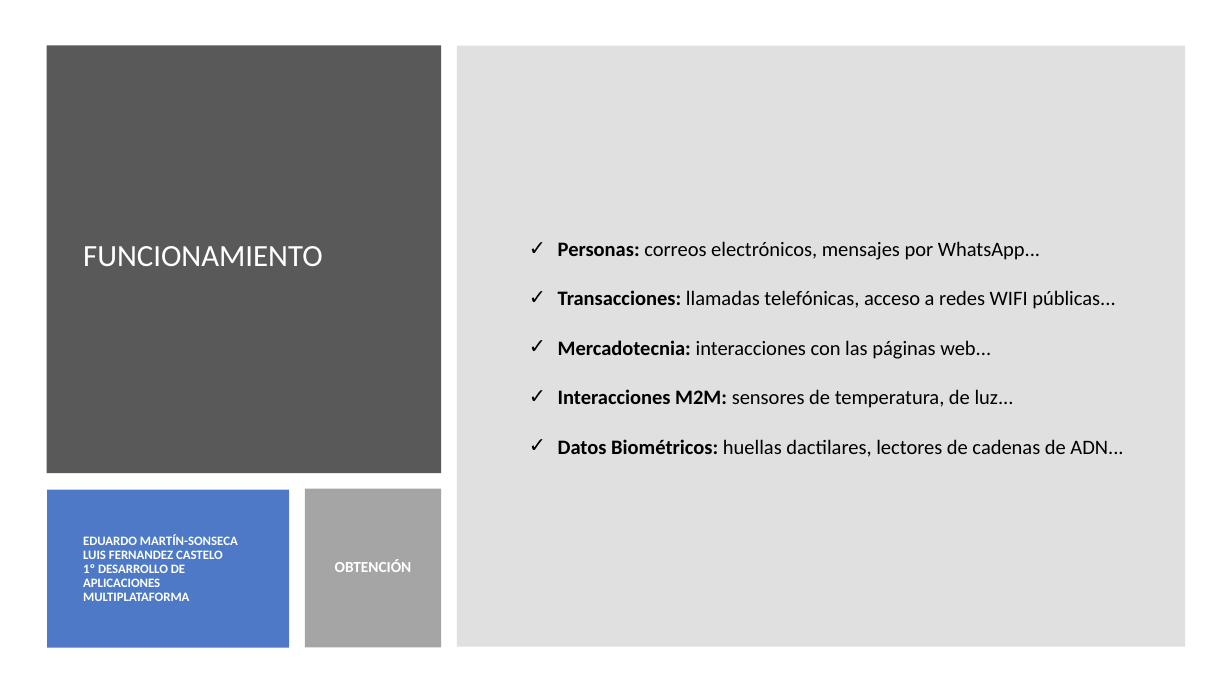
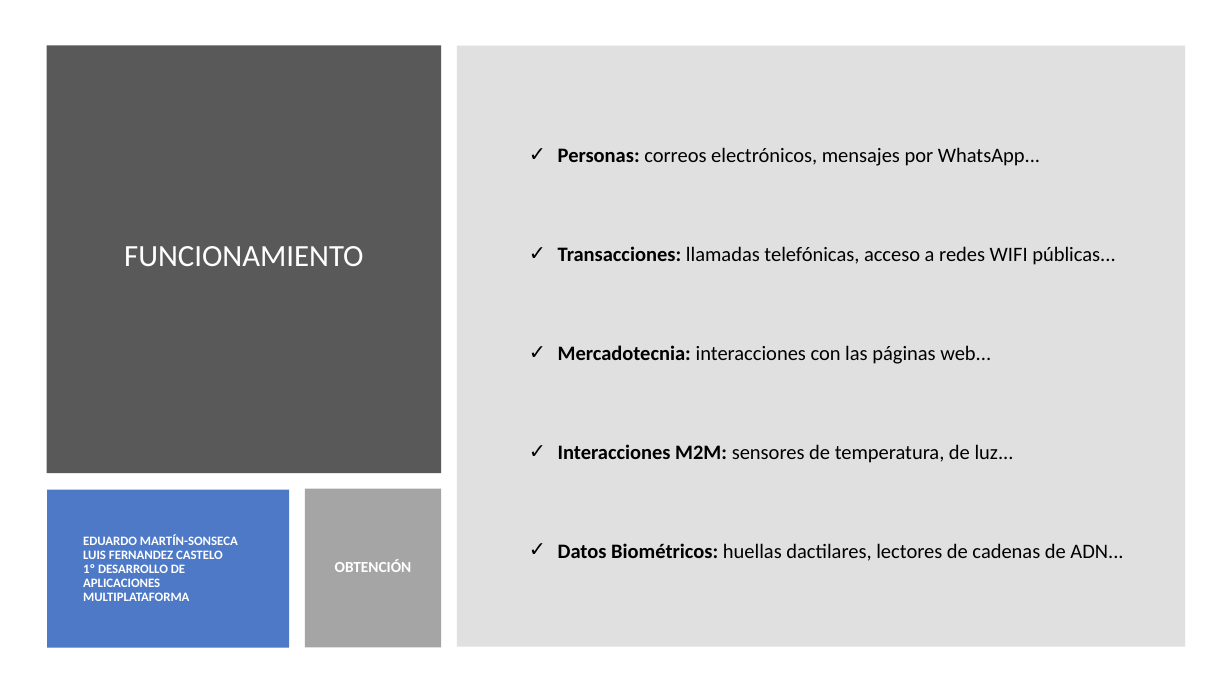
Before and after one commit to maraloeDev/Grado_SuperiorDAM, a slide deck: slide 10 of Bases de Datos/1º Evaluación/Ejercicios/Ejercicio2/Explotación de bases de datos Big Data.pptx. Drawn at 1232x693 pixels with LibreOffice and Linux fonts; fonts in the diff are those of the drawing. Boxes give left, top, right and bottom in pixels: in the first picture for what was removed or moved away, otherwise in the second. Text is boxed around its words. In the diff, an @@ line names an element or a change of style, - is before the commit and + after.

```diff
--- a/Bases de Datos/1º Evaluación/Ejercicios/Ejercicio2/Explotación de bases de datos Big Data.pptx
+++ b/Bases de Datos/1º Evaluación/Ejercicios/Ejercicio2/Explotación de bases de datos Big Data.pptx
@@ text "Personas: correos electrónicos, mensajes por ..." rewrapped from bbox=[558, 241, 1123, 457] to bbox=[558, 147, 1123, 561] @@
@@ title "FUNCIONAMIENTO" at bbox=[124, 246, 363, 266]: alignment left to centre @@
```
Also in this commit, not shown: 13 other slides changed, 2 other files.
